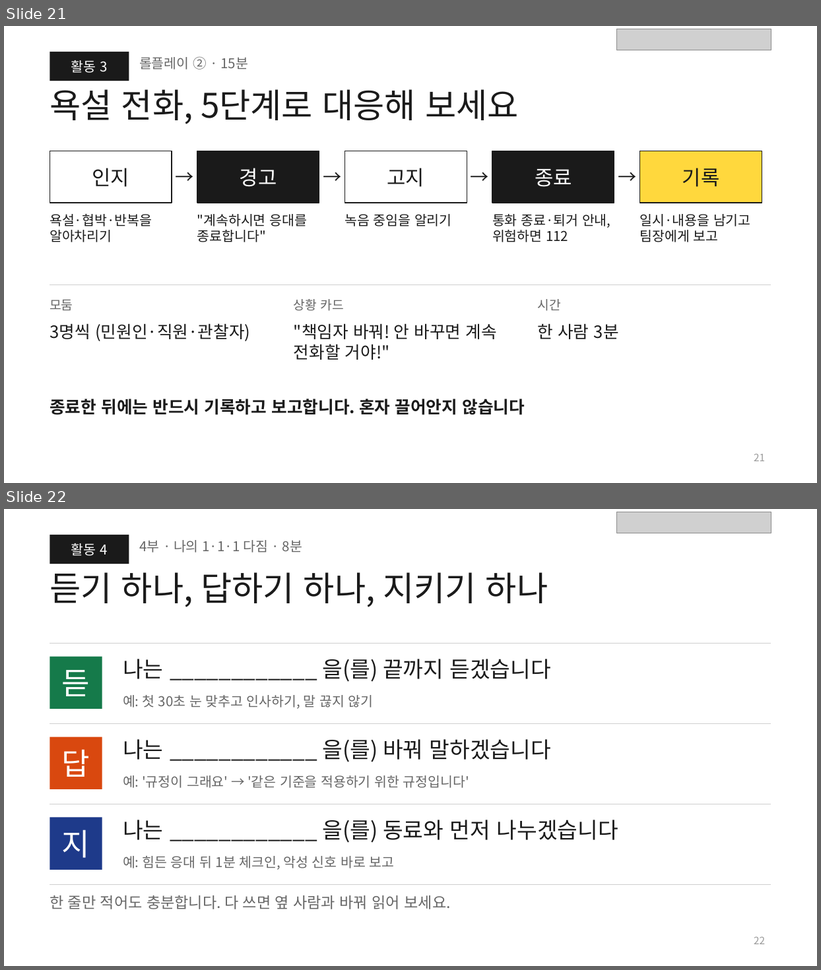
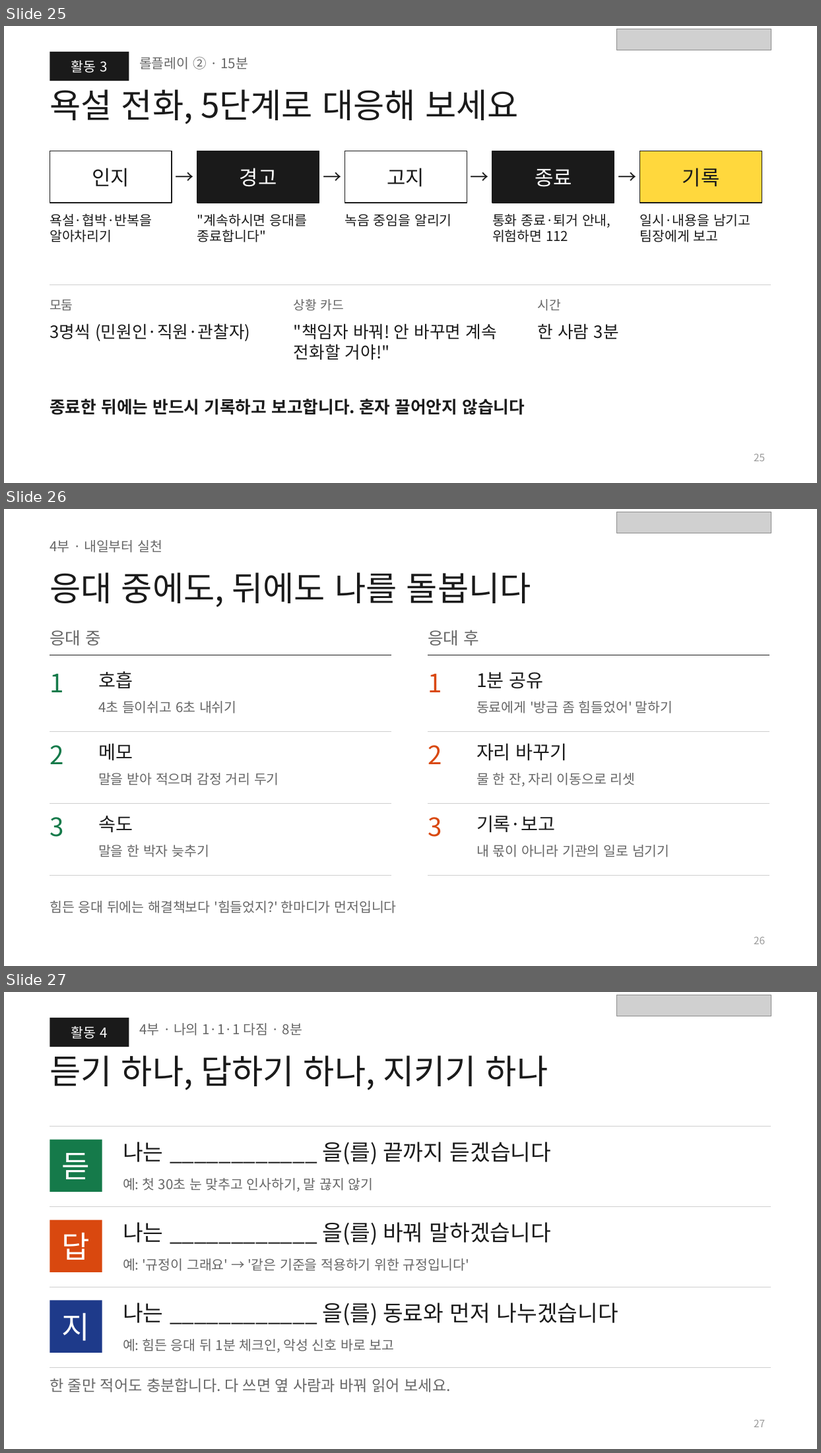
Before and after one commit to edupang79-crypto/prompt, a slide deck: 교안/중구도시관리공단_민원응대_교안.pptx. Shown one above the other, each under a label of ours: slides 21 and 22 before the commit, slides 25, 26 and 27 after it. The pictures are 821x970 and 821x1453 pixels, drawn with LibreOffice and Linux fonts; fonts in the diff are those of the drawing; grey boxes stand for pictures. Boxes give left, top, right and bottom in pixels: in the first picture for what was removed or moved away, otherwise in the second. Text is boxed around its words. In the diff, an @@ line names an element or a change of style, - is before the commit and + after.

```diff
--- a/교안/중구도시관리공단_민원응대_교안.pptx
+++ b/교안/중구도시관리공단_민원응대_교안.pptx
@@ slide 26 added at [4, 509, 817, 966], background #FFFFFF @@
@@ picture added at [617, 512, 772, 533] @@
@@ text added at [50, 540, 162, 553], 16 pt, text #666666 @@
+4부 · 내일부터 실천
@@ title added at [50, 572, 531, 607], 40 pt, text #1A1A1A @@
+응대 중에도, 뒤에도 나를 돌봅니다
@@ text added at [50, 630, 102, 646], 20 pt, text #666666 @@
+응대 중
@@ text added at [428, 630, 480, 646], 20 pt, text #666666 @@
+응대 후
@@ line added from (50, 656) to (391, 656), #1A1A1A 1 pt @@
@@ line added from (428, 656) to (770, 656), #1A1A1A 1 pt @@
@@ text added at [50, 673, 63, 692], 30 pt, text #157A4A @@
+1
@@ text added at [98, 671, 133, 689], 22 pt, text #1A1A1A @@
+호흡
@@ text added at [428, 673, 442, 692], 30 pt, text #D9480F @@
+1
@@ text added at [477, 672, 543, 689], 22 pt, text #1A1A1A @@
+1분 공유
@@ text added at [98, 701, 237, 714], 16 pt, text #666666 @@
+4초 들이쉬고 6초 내쉬기
@@ text added at [477, 701, 673, 714], 16 pt, text #666666 @@
+동료에게 '방금 좀 힘들었어' 말하기
@@ line added from (50, 731) to (391, 731), #CFCFCF 0.75 pt @@
@@ text added at [50, 745, 63, 764], 30 pt, text #157A4A @@
+2
@@ text added at [98, 743, 133, 761], 22 pt, text #1A1A1A @@
+메모
@@ line added from (428, 731) to (770, 731), #CFCFCF 0.75 pt @@
@@ text added at [428, 745, 442, 764], 30 pt, text #D9480F @@
+2
@@ text added at [477, 743, 568, 761], 22 pt, text #1A1A1A @@
+자리 바꾸기
@@ text added at [98, 773, 279, 786], 16 pt, text #666666 @@
+말을 받아 적으며 감정 거리 두기
@@ text added at [477, 773, 636, 787], 16 pt, text #666666 @@
+물 한 잔, 자리 이동으로 리셋
@@ line added from (50, 803) to (391, 803), #CFCFCF 0.75 pt @@
@@ line added from (428, 803) to (770, 803), #CFCFCF 0.75 pt @@
@@ text added at [50, 817, 63, 837], 30 pt, text #157A4A @@
+3
@@ text added at [98, 816, 133, 833], 22 pt, text #1A1A1A @@
+속도
@@ text added at [428, 817, 442, 837], 30 pt, text #D9480F @@
+3
@@ text added at [477, 815, 556, 833], 22 pt, text #1A1A1A @@
+기록·보고
@@ text added at [98, 845, 210, 857], 16 pt, text #666666 @@
+말을 한 박자 늦추기
@@ text added at [477, 845, 670, 857], 16 pt, text #666666 @@
+내 몫이 아니라 기관의 일로 넘기기
@@ line added from (50, 875) to (391, 875), #CFCFCF 0.75 pt @@
@@ line added from (428, 875) to (770, 875), #CFCFCF 0.75 pt @@
@@ text added at [50, 901, 396, 914], 16 pt, text #666666 @@
+힘든 응대 뒤에는 해결책보다 '힘들었지?' 한마디가 먼저입니다
@@ page number added at [754, 937, 765, 945], 12 pt, text #9A9A9A @@
+26
@@ what was slide 21 is now slide 25 @@
@@ page number at [754, 454, 765, 462]: text changed @@
-21
+25
@@ what was slide 22 is now slide 27 @@
@@ page number at [754, 1420, 765, 1428]: text changed @@
-22
+27
```
Also in this commit, not shown: 1 slide changed, 5 other slides added.
